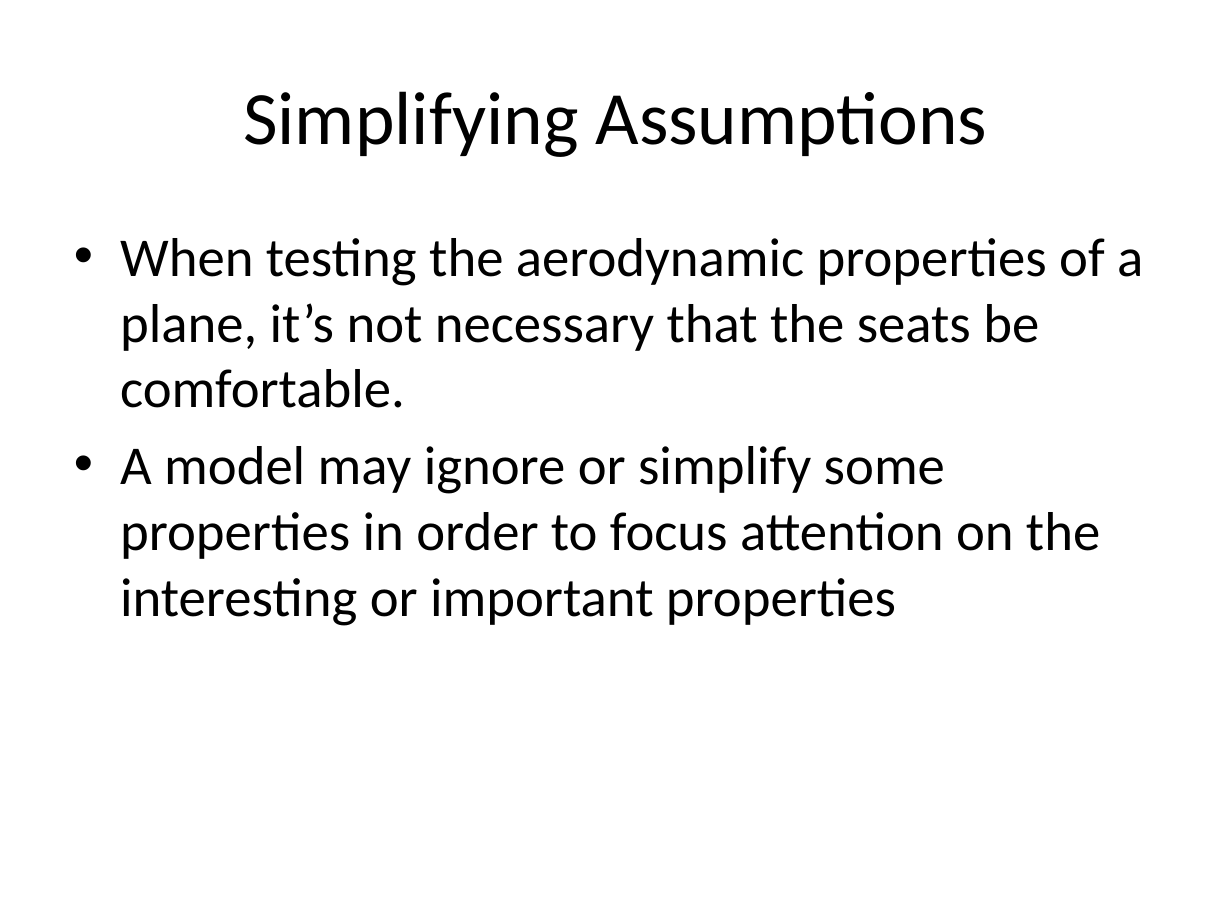
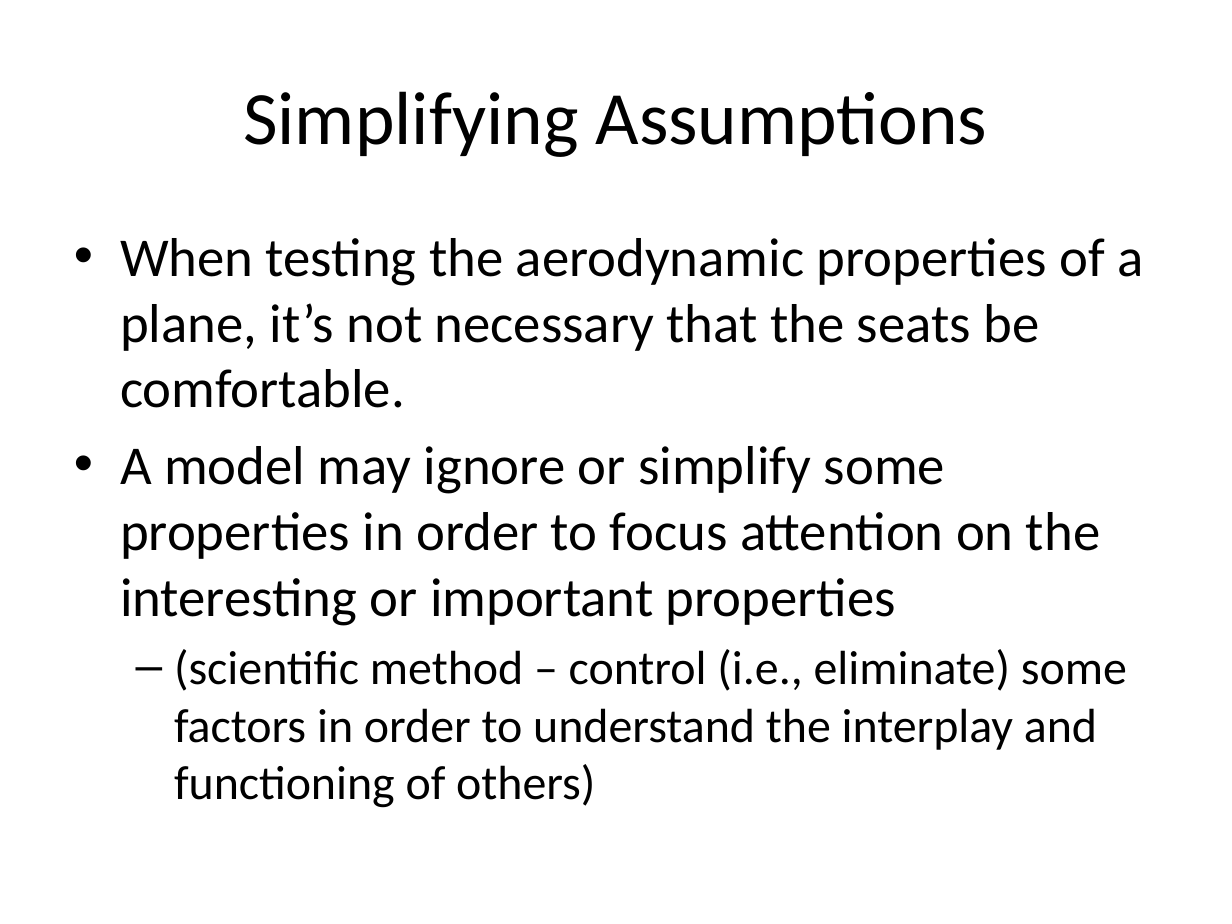
Before and after one commit to gian/defense, a slide deck: slide 9 of PhDDefense.pptx (slide 8 before the commit). Drawn at 1232x924 pixels with LibreOffice and Linux fonts; fonts in the diff are those of the drawing. Boxes give left, top, right and bottom in pixels: in the first picture for what was removed or moved away, otherwise in the second. Text is boxed around its words. In the diff, an @@ line names an element or a change of style, - is before the commit and + after.

```diff
--- a/PhDDefense.pptx
+++ b/PhDDefense.pptx
@@ text at (174, 649, 1127, 808): paragraph added @@
+  – (scientific method – control (i.e., eliminate) some factors in order to understand the interplay and functioning of others)
```
Also in this commit, not shown: 6 other slides changed, 37 slides added.
